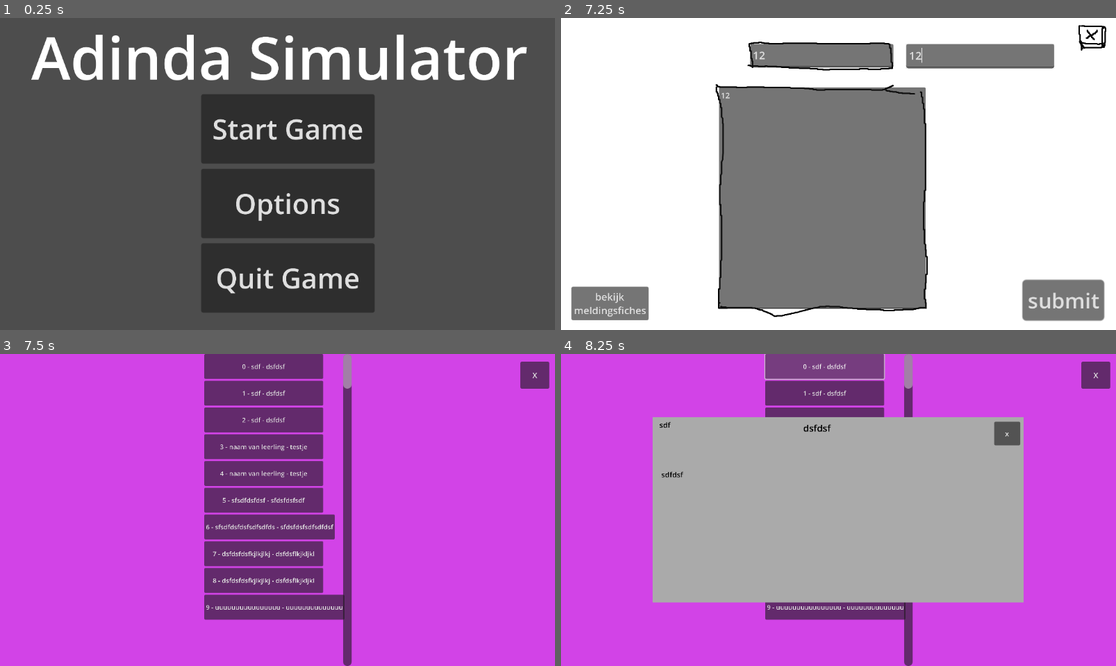
Above: before the commit, frames 1-4 (two rows, left to right).
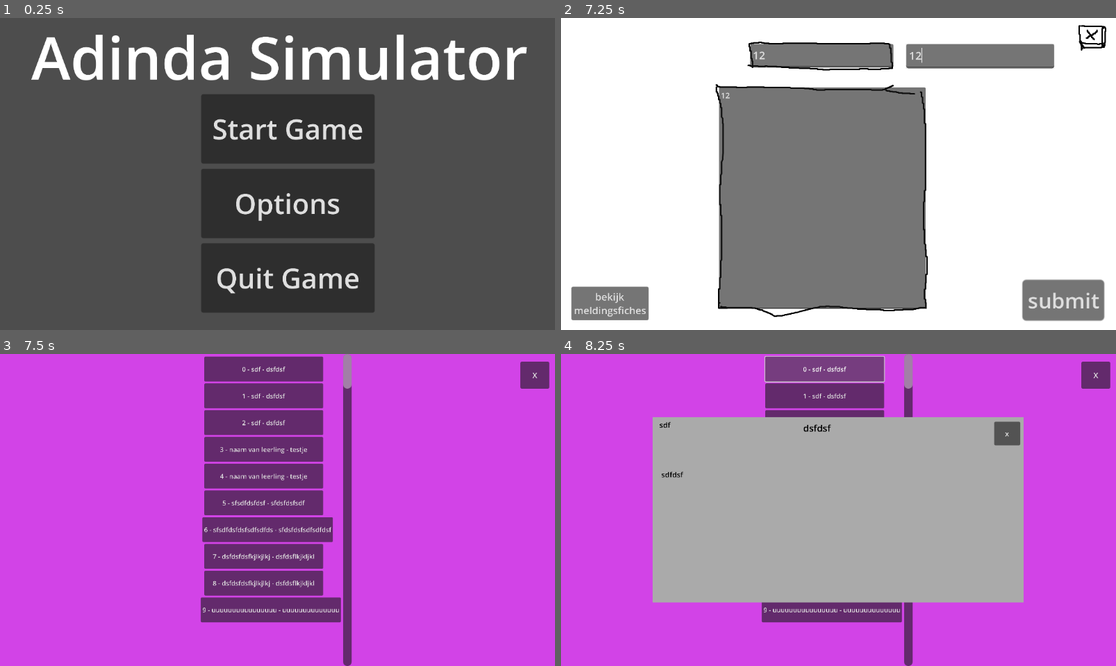
Above: after the commit, the same moments.

Repository: ernstpatat/Adinda-Sim
Game: Godot game, scene res://StartScene.tscn
The game is run twice, just before and just after one commit, with the same random seed, the same clock (stepped at 60 frames per second) and the same inputs.
Inputs (mouse positions are in pixels of both pictures, inside the frame that each line leads up to):
- Up to frame 1 (0.25 s): no input
- Up to frame 2 (7.25 s): click "Start Game" at 0.5 s; click (577, 174) at 1.25 s; click (1099, 174) at 2 s; click (1099, 174) at 2.75 s; click (577, 174) at 3.5 s; click (988, 120) at 4.25 s; click (838, 164) at 5 s; click (610, 64) at 5.75 s; click (821, 198) at 6.52 s; type "12" at 6.6 s; click (821, 55) at 6.75 s; type "12" at 6.83 s; click (982, 55) at 6.98 s; type "12" at 7.07 s
- Up to frame 3 (7.5 s): click "bekijk meldingsfiches" at 7.25 s
- Up to frame 4 (8.25 s): click "0 - sdf - dsfdsf" at 8 s

Frames 1-2 are identical in both runs. In frame 3, 5.4% of the frame differs, in the area x 36-63%, y 0-86%; in frame 4, 1.6%.

Commit message:
changes to meldingsfiches button

Diff:
--- a/Meldingsfiches_btn.tscn
+++ b/Meldingsfiches_btn.tscn
@@ -6,9 +6,19 @@
 script = ExtResource("1_ge7cp")
 
 [node name="Button" type="Button" parent="."]
+anchors_preset = 8
+anchor_left = 0.5
+anchor_top = 0.5
+anchor_right = 0.5
+anchor_bottom = 0.5
+offset_top = 20.0
 offset_right = 296.0
-offset_bottom = 62.0
+offset_bottom = 82.0
+grow_horizontal = 2
+grow_vertical = 2
 scale = Vector2(3, 3)
+size_flags_horizontal = 4
+size_flags_vertical = 4
 text = "0 - titel - naam"
 
 [node name="CanvasLayer" type="CanvasLayer" parent="."]
@@ -44,6 +54,7 @@
 offset_bottom = 37.0
 theme_override_colors/default_color = Color(0, 0, 0, 1)
 text = "naam"
+fit_content = true
 
 [node name="info" type="RichTextLabel" parent="CanvasLayer/CenterContainer/popup"]
 layout_mode = 0
@@ -70,6 +81,7 @@
 theme_override_colors/default_color = Color(0, 0, 0, 1)
 theme_override_font_sizes/normal_font_size = 20
 text = "titel"
+fit_content = true
 
 [node name="BackButton" type="Button" parent="CanvasLayer/CenterContainer/popup"]
 layout_mode = 1
Not shown: 1 places in StartScene.tscn that only renumber resources
